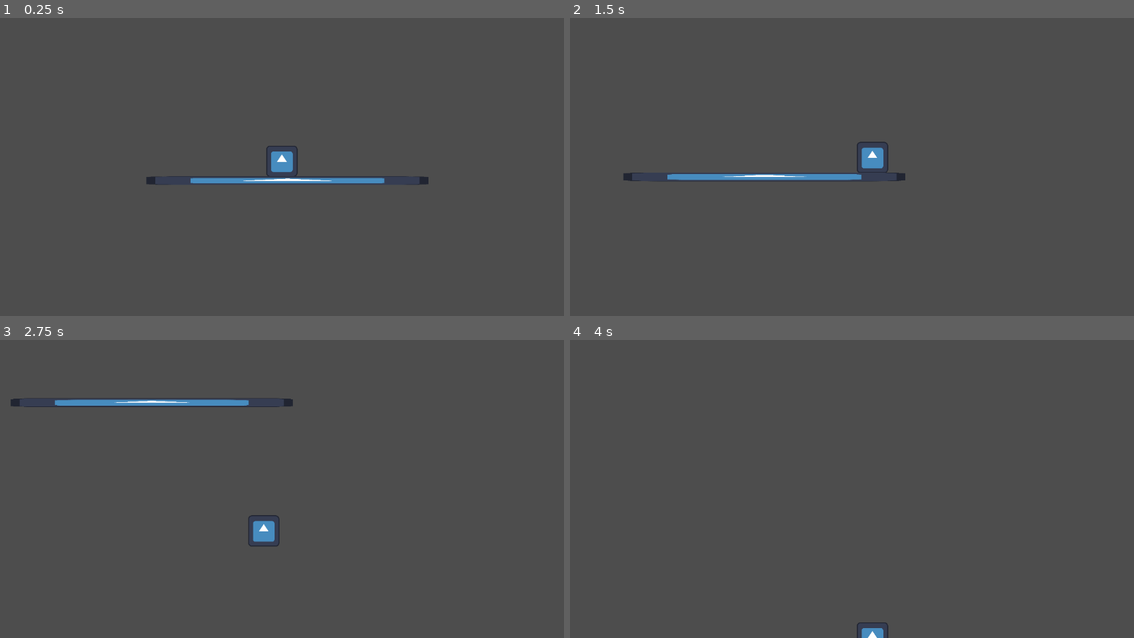
Above: before the commit, frames 1-4 (two rows, left to right).
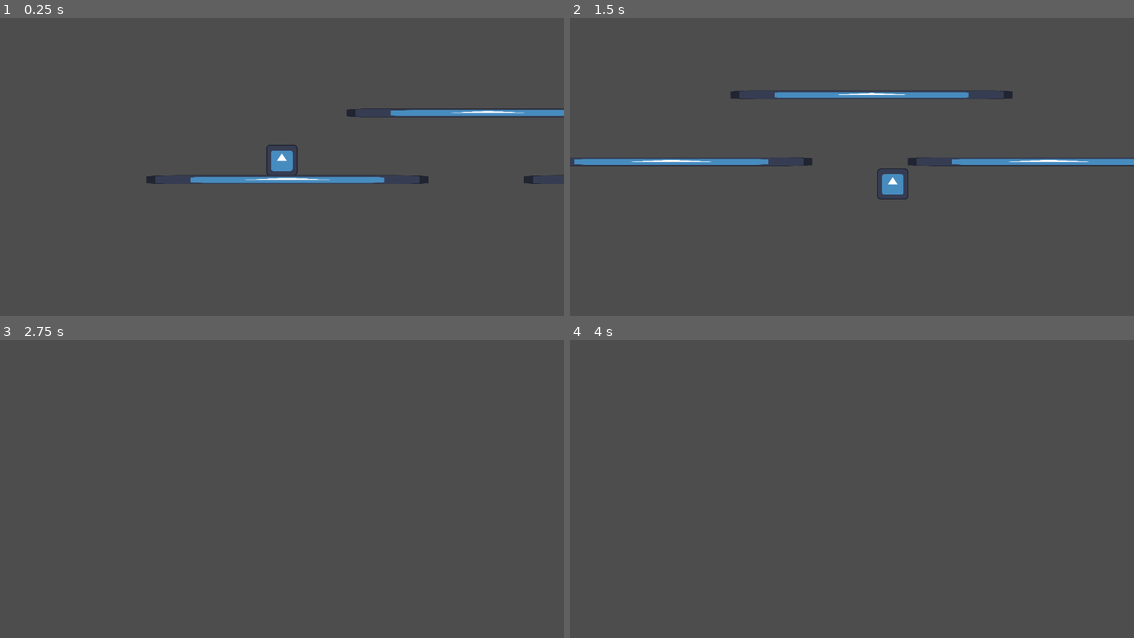
Above: after the commit, the same moments.

Repository: Stevescape/CatKnight
Game: Godot game, scene res://level_1.tscn
Same seed, same stepped clock (60 frames per second), same inputs: the game is played once before the commit and once after it. The engine's default icon, where the game draws it, is replaced by a stand-in: a white triangle on a blue panel in a dark square.
Inputs:
- Up to frame 1 (0.25 s): no input
- Up to frame 2 (1.5 s): hold Space (jump) 0.53-1.28 s; hold D (move_right) from 0.53 s (still down); tap Shift (pounce) at 1.35 s
- Up to frame 3 (2.75 s): tap Space (jump) at 1.52, 1.55, 1.82 s; release D (move_right) at 2.03 s; hold A (move_left) from 2.03 s (still down); hold Space (jump) from 2.03 s (still down)
- Up to frame 4 (4 s): release A (move_left) at 2.78 s; release Space (jump) at 2.78 s; hold D (move_right) from 2.78 s (still down); tap Shift (pounce) at 2.85 s; tap Space (jump) at 3.02, 3.05, 3.32 s; hold Space (jump) from 3.53 s (still down)

The runs differ from the first frame. In frame 1, 1.5% of the frame differs, in the area x 25-100%, y 30-56%; in frame 2, 4.1%, in the area x 0-100%, y 24-61%; in frame 3, 1.3%; in frame 4, 0.2%.

Commit message:
Modified jump to retain horizontal momentum better and fixed snapping bug

Diff:
--- a/level_1.tscn
+++ b/level_1.tscn
@@ -60,3 +60,29 @@
 position = Vector2(23, 113)
 scale = Vector2(9, 0.28125)
 texture = ExtResource("1_3hls8")
+
+[node name="Platform2" type="StaticBody2D" parent="." unique_id=1450157]
+position = Vector2(1542, 0)
+
+[node name="CollisionShape2D" type="CollisionShape2D" parent="Platform2" unique_id=6118436]
+position = Vector2(21.500015, 110.5)
+scale = Vector2(9, 0.28125)
+shape = SubResource("RectangleShape2D_hn12h")
+
+[node name="Sprite2D" type="Sprite2D" parent="Platform2" unique_id=91097791]
+position = Vector2(23, 113)
+scale = Vector2(9, 0.28125)
+texture = ExtResource("1_3hls8")
+
+[node name="Platform3" type="StaticBody2D" parent="." unique_id=1802692941]
+position = Vector2(818, -273)
+
+[node name="CollisionShape2D" type="CollisionShape2D" parent="Platform3" unique_id=1569838632]
+position = Vector2(21.500015, 110.5)
+scale = Vector2(9, 0.28125)
+shape = SubResource("RectangleShape2D_hn12h")
+
+[node name="Sprite2D" type="Sprite2D" parent="Platform3" unique_id=504545497]
+position = Vector2(23, 113)
+scale = Vector2(9, 0.28125)
+texture = ExtResource("1_3hls8")
--- a/player.gd
+++ b/player.gd
@@ -2,13 +2,13 @@
 class_name Player
 
 # movement
-@export var speed: float = 500.0
-@export var jump_velocity: float = -1100.0
-@export var gravity: float = 35
+@export var speed: float = 1000.0
+@export var jump_velocity: float = -1800.0
+@export var gravity: float = 75
 
 # air dash
-@export var air_dash_speed: float = 1100.0
-@export var air_dash_duration: float = 0.10
+@export var air_dash_speed: float = 1500.0
+@export var air_dash_duration: float = 0.2
 var air_dash_available: bool = true # resets on landing
 
 @onready var sm: Node = $StateMachine
--- a/scripts/player_states/player_idle_state.gd
+++ b/scripts/player_states/player_idle_state.gd
@@ -5,12 +5,12 @@
 @export var state_name: String = "idle"
 
 func update(delta: float):
+	character.velocity.y += character.gravity
+	character.velocity.x = lerp(character.velocity.x, 0.0, 0.2)
+	character.move_and_slide()
+
 	if (Input.get_axis("move_left", "move_right")):
 		state_transition.emit(self, "walking")
 		print("walking")
-	elif Input.is_action_just_pressed("jump"):
+	elif Input.is_action_just_pressed("jump") and character.is_on_floor():
 		state_transition.emit(self, "jumping")
-
-	character.velocity.y += character.gravity
-	character.velocity.x = lerp(character.velocity.x, 0.0, 0.2)
-	character.move_and_slide()
--- a/scripts/player_states/player_jumping_state.gd
+++ b/scripts/player_states/player_jumping_state.gd
@@ -6,7 +6,7 @@
 
 var horizontal_velocity: float = 0 # store momentum from walking
 func enter():
-	horizontal_velocity = character.velocity.x
+	horizontal_velocity = character.velocity.x * 0.4
 	character.velocity.y = character.jump_velocity
 	print("jump")
 
@@ -24,9 +24,17 @@
 	# horizontal movement
 	var input_x = Input.get_axis("move_left", "move_right")
 
+	var temp := 0.0
+	if horizontal_velocity != 0:
+		temp += horizontal_velocity
+		horizontal_velocity = lerp(horizontal_velocity, 0.0, 0.1)
+
+
 	if input_x != 0:
-		horizontal_velocity = input_x * character.speed * 0.8
-	character.velocity.x = horizontal_velocity
+		###horizontal_velocity = input_x * character.speed * 0.8
+		temp += input_x * character.speed * 0.6
+
+	character.velocity.x = temp
 
 	character.move_and_slide()
 
--- a/scripts/player_states/player_walking_state.gd
+++ b/scripts/player_states/player_walking_state.gd
@@ -5,10 +5,6 @@
 @export var state_name: String = "walking"
 
 func update(delta: float):
-	if Input.is_action_just_pressed("jump") and character.is_on_floor():
-		state_transition.emit(self, "jumping")
-		return
-
 	var dir = Input.get_axis("move_left", "move_right")
 	if dir == 0:
 		state_transition.emit(self, "idle")
@@ -17,3 +13,7 @@
 	character.velocity.y += character.gravity
 	#print(player.velocity)
 	character.move_and_slide()
+
+	if Input.is_action_just_pressed("jump") and character.is_on_floor():
+		state_transition.emit(self, "jumping")
+		return
